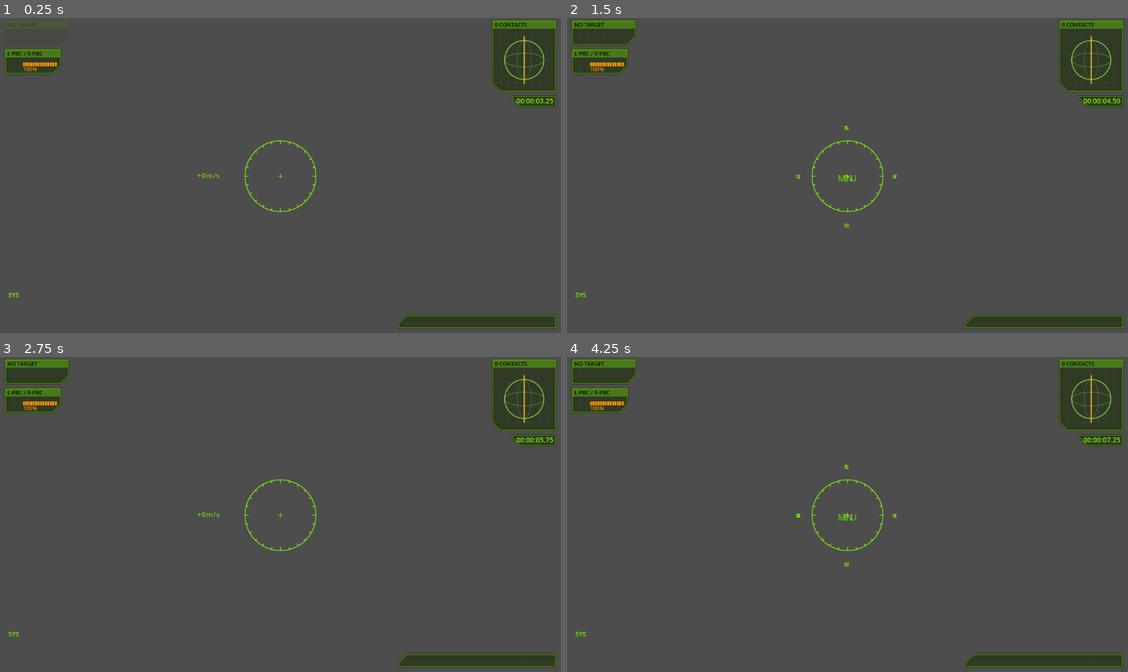
Above: before the commit, frames 1-4 (two rows, left to right).
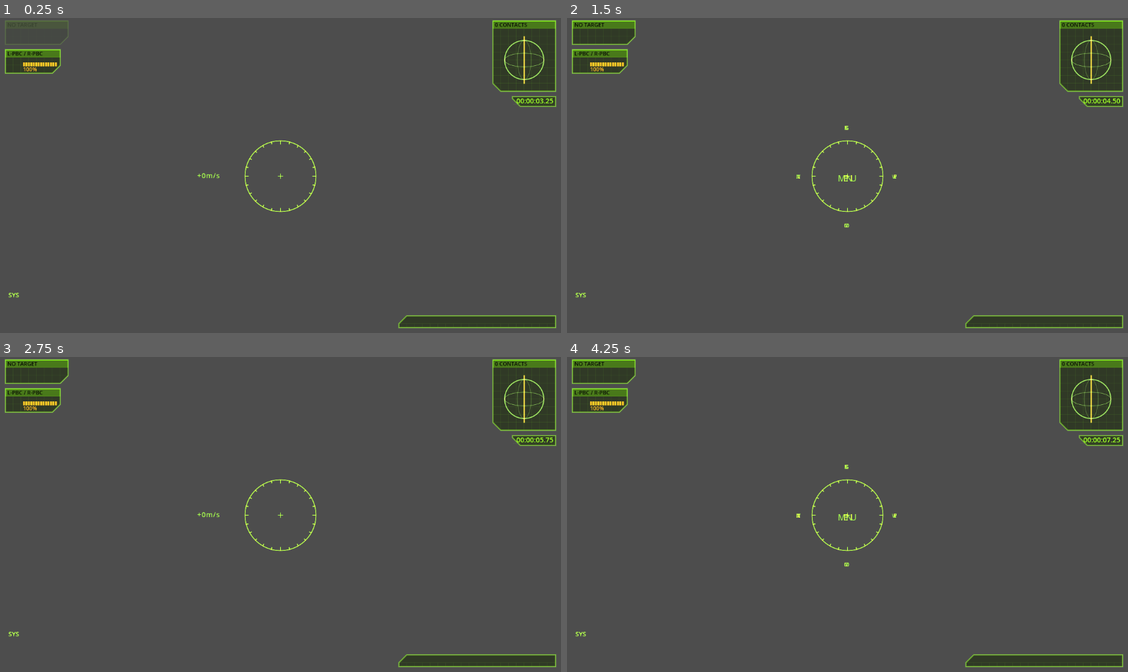
Above: after the commit, the same moments.

Repository: jleclanche/iw2-remaster
Game: Godot game, scene res://scenes/main.tscn
The game is run twice, just before and just after one commit, with the same random seed, the same clock (stepped at 60 frames per second) and the same inputs.
Inputs (mouse positions are in pixels of both pictures, inside the frame that each line leads up to):
- Up to frame 1 (0.25 s): no input
- Up to frame 2 (1.5 s): tap Enter at 0.5 s; move the mouse to (970, 159) at 0.52 s; hold Right 0.53-1.25 s; hold Enter 0.53-1.25 s; click (970, 159) at 0.67 s; tap Space at 0.77, 1.07, 1.25 s; drag from (735, 191) to (819, 238) at 1.27 s
- Up to frame 3 (2.75 s): tap Enter at 2 s; move the mouse to (336, 445) at 2.02 s; hold Right from 2.03 s (still down); tap Backspace at 2.1 s; click (336, 445) at 2.17 s
- Up to frame 4 (4.25 s): release Right at 2.75 s; tap Space at 2.75, 3.77, 4.07 s; drag from (819, 577) to (679, 467) at 2.77 s; tap Enter at 3.5 s; move the mouse to (1015, 561) at 3.52 s; hold Left from 3.53 s (still down); tap M at 3.6 s; click (1015, 561) at 3.67 s

The runs differ from the first frame. In frame 1, 1.3% of the frame differs, in the area x 0-100%, y 0-99%; in frame 2, 1.6%; in frame 3, 1.5%; in frame 4, 1.6%.
Error in both runs: Unable to iterate on object of type 'Nil'. (res://scripts/pog/natives/world.gd:269)

Commit message:
HUD: additive canvas like eBlend 2, ramped hull colour, teleprinter line
FUN_100eb270 and every sprite/bar path set FcGraphicsEngine+0x175c = 2
(additive) before Begin -- the additive blend over the dark scene IS the
original's text glow. The alpha family (eBlend 3) is only the block
frame fill and the comm MFD's video backing, so those queue onto a
normal-blend underlay (with the knocked-out header captions, which
cannot exist in an additive pass); shadow passes die under additive and
the original never drew them.

The reticle target block now matches FUN_100f7e10: the hull lead-in in
the damage-ramp colour (FUN_100e88c0 -- green at full hull), then the
contact colour for name/range/speed. The dialogue line is the icComms
teleprinter (RenderText @ 0x10080c70): top-left by the comm MFD, lime
green, VO-synced character reveal, near-full-width wrap, no shadow.
Contact-list names resolve through the localisation table so POG sims
named by key ("a0_m10_name_abandoned") stop leaking raw ids.

Co-Authored-By: Claude Fable 5 <noreply@anthropic.com>

Diff:
--- a/game/scripts/hud.gd
+++ b/game/scripts/hud.gd
@@ -239,7 +239,29 @@
 	_mfd_fx.hud = self
 	_mfd_fx.mouse_filter = Control.MOUSE_FILTER_IGNORE
 	_mfd_fx.z_index = 1  # composites over the comm portrait, a later child
+	# the interference static and scan band are Begin(1)/Begin(5) draws with
+	# FcGraphicsEngine+0x175c = 2: ADDITIVE over the portrait. In normal blend
+	# the same strengths read as heavy dark bars eating the face.
+	var mfd_mat := CanvasItemMaterial.new()
+	mfd_mat.blend_mode = CanvasItemMaterial.BLEND_MODE_ADD
+	_mfd_fx.material = mfd_mat
 	add_child(_mfd_fx)
+	# FUN_100eb270 (text) and every sprite/bar/outline path set eBlend = 2
+	# (additive) before Begin -- the style table at 0x10162cb0 carries only the
+	# alpha, and the additive blend over the dark scene IS the original's text
+	# "glow". The alpha family (eBlend 3) exists for exactly two draws: the
+	# block frame FILL (FUN_100e2620's Begin(3)) and the comm MFD's video
+	# backing. So the HUD canvas itself goes additive, and those two draws are
+	# queued onto _fill_fx, a normal-blend underlay rendered beneath it.
+	var hud_mat := CanvasItemMaterial.new()
+	hud_mat.blend_mode = CanvasItemMaterial.BLEND_MODE_ADD
+	material = hud_mat
+	_fill_fx = FillLayer.new()
+	_fill_fx.hud = self
+	_fill_fx.mouse_filter = Control.MOUSE_FILTER_IGNORE
+	_fill_fx.set_anchors_and_offsets_preset(Control.PRESET_FULL_RECT)
+	_fill_fx.z_index = -1
+	add_child(_fill_fx)
 	# icHUDShipStatus draws its lamps ADDITIVELY (every sprite path in the HUD
 	# sets FcGraphicsEngine+0x175c = 2 before Begin). For this one element the
 	# blend mode is load-bearing rather than cosmetic: a destroyed subsim's lamp
@@ -357,8 +379,6 @@
 	_draw_choices(c)
 	_draw_objectives()
 
-const SUBTITLE_COL := Color(1.0, 0.93, 0.55, 1.0)  # pale yellow, original
-
 func _mfd_rect() -> Rect2:
 	# modes 0/1/3 shrink the block to 128x48 (FUN_10103d80 passes DAT_1011e240);
 	# modes 2/4/5 restore the full 128x176 (FUN_10103e00)
@@ -454,6 +474,33 @@
 
 var _mfd_fx: MfdFx
 
+# The two alpha-blended (eBlend 3) draw families in the whole HUD -- the block
+# frame fill and the comm MFD's video backing -- land here, on a normal-blend
+# underlay beneath the additive canvas (z_index -1). Hud._draw queues them in
+# paint order; the parent's _draw always runs before its children's, so the
+# queue is filled before it is consumed.
+class FillLayer extends Control:
+	var hud: Hud
+
+	func _process(_d: float) -> void:
+		queue_redraw()
+
+	func _draw() -> void:
+		if hud == null:
+			return
+		for f: Array in hud.fills:
+			if f[0] is Rect2:
+				draw_rect(f[0], f[1])
+			elif f[0] is PackedVector2Array:
+				draw_colored_polygon(f[0], f[1])
+			else:  # [Font, pos, text, size, color]: a knocked-out caption
+				draw_string(f[0], f[1], f[2], HORIZONTAL_ALIGNMENT_LEFT, -1,
+						f[3], f[4])
+		hud.fills.clear()
+
+var _fill_fx: FillLayer
+var fills: Array = []  # [[Rect2 | PackedVector2Array, Color], ...]
+
 func _draw_comm_panel() -> void:
 	# @element icHUDTargetMFD (mode 5, FUN_10102fd0 / FUN_10102490)
 	# The comm channel takes over the target MFD block: caption becomes
@@ -473,10 +520,13 @@
 	_panel(r.position, r.size, "COMM CHANNEL OPEN")
 	var body := Rect2(r.position + Vector2(0, HDR_H),
 			Vector2(r.size.x, 128.0))  # y 16..144 (16 * _DAT_10117b28 = 8)
-	draw_rect(body, _dim(Color(0, 0, 0, 1)))
-	# comms.gd builds the portrait at a fixed 204x148; scale it into the block
+	# the video backing is one of the HUD's two ALPHA draws (mode-5 branch of
+	# FUN_10103060): it goes to the normal-blend underlay, where black is black
+	fills.append([body, _dim(Color(0, 0, 0, 1))])
+	# the portrait renders square (RenderPortrait's viewport IS the square block
+	# body; the LWS cameras are CustomSize 256 256); fill the body with it
 	var p: Control = main.comms.portrait
-	p.scale = Vector2.ONE * ((body.size.x - 2.0) / p.size.x)
+	p.scale = (body.size - Vector2(2.0, 2.0)) / p.size
 	p.position = body.position + Vector2(1, 1)
 	# every portrait is now the live 3D head (comm portraits were never FMV --
 	# see comms.gd; the movies are the prison dossiers), so the interference
@@ -493,32 +543,33 @@
 	_ea = 1.0
 
 func _draw_subtitles() -> void:
-	# in-flight dialogue subtitles at the top of the HUD (manual, comms):
-	# pale yellow with a dark drop, like the original
+	# @element icComms (the teleprinter, NOT icHUDMessage): RenderText @
+	# 0x10080c70 draws the dialogue at the very top, LEFT-aligned at the
+	# flux.ini text rect (just right of the comm MFD), DrawText align 0, one
+	# configured colour, no shadow pass. Print/UpdateTeleprinter (0x10081c80 /
+	# 0x10081de0) reveal it character by character in step with the voice-over
+	# and word-wrap only at the text area's own near-full-screen width -- a
+	# normal sentence is a single line.
 	if main.comms == null or str(main.comms.subtitle) == "":
 		return
-	var s := _screen()
 	var who := str(main.comms.speaker).capitalize()
-	var text: String = "%s: %s" % [who, main.comms.subtitle]
-	var max_w := s.x * 0.62
-	var words := text.split(" ")
+	var text: String = "%s: %s" % [who, main.comms.subtitle_shown()]
+	if text.ends_with(": "):
+		return  # nothing revealed yet this frame
+	var left := _left_x() + MFD_SIZE.x + 18.0
+	var max_w := _screen().x - left - 320.0
 	var lines: Array = [""]
-	for w in words:
-		var trial: String = (lines[-1] + " " + w).strip_edges()
-		if _font.get_string_size(trial, HORIZONTAL_ALIGNMENT_LEFT, -1,
-				FONT_SIZE + 1).x > max_w:
+	for w in text.split(" "):
+		var trial: String = (String(lines[-1]) + " " + w).strip_edges()
+		if String(lines[-1]) != "" and _font.get_string_size(trial,
+				HORIZONTAL_ALIGNMENT_LEFT, -1, FONT_SIZE + 1).x > max_w:
 			lines.append(w)
 		else:
 			lines[-1] = trial
-	var y := 64.0  # below the system-status lights
+	var y := MARGIN + 18.0
 	for ln in lines:
-		var w2 := _font.get_string_size(ln, HORIZONTAL_ALIGNMENT_LEFT, -1,
-				FONT_SIZE + 1).x
-		var at := Vector2(s.x / 2.0 - w2 / 2.0, y)
-		draw_string(_font, at + Vector2(1, 1), ln,
-				HORIZONTAL_ALIGNMENT_LEFT, -1, FONT_SIZE + 1, Color(0, 0, 0, 0.8))
-		draw_string(_font, at, ln,
-				HORIZONTAL_ALIGNMENT_LEFT, -1, FONT_SIZE + 1, SUBTITLE_COL)
+		draw_string(_font, Vector2(left, y), ln,
+				HORIZONTAL_ALIGNMENT_LEFT, -1, FONT_SIZE + 1, _dim(GREEN))
 		y += FONT_SIZE + 7
 
 func _draw_choices(c: Vector2) -> void:
@@ -531,8 +582,6 @@
 			HORIZONTAL_ALIGNMENT_LEFT, -1, FONT_SIZE - 1, GREEN_DIM)
 	for i in opts.size():
 		var text := "%d. %s" % [i + 1, str(opts[i]["text"])]
-		draw_string(_font, Vector2(c.x - 199, y + 1), text,
-				HORIZONTAL_ALIGNMENT_LEFT, -1, FONT_SIZE, Color(0, 0, 0, 0.8))
 		draw_string(_font, Vector2(c.x - 200, y), text,
 				HORIZONTAL_ALIGNMENT_LEFT, -1, FONT_SIZE, YELLOW)
 		y += 17.0
@@ -551,8 +600,6 @@
 	var w := _font.get_string_size(text, HORIZONTAL_ALIGNMENT_LEFT, -1,
 			FONT_SIZE).x
 	var at := Vector2(c.x - w / 2.0, c.y + 148)
-	draw_string(_font, at + Vector2(1, 1), text,
-			HORIZONTAL_ALIGNMENT_LEFT, -1, FONT_SIZE, Color(0, 0, 0, 0.8))
 	draw_string(_font, at, text, HORIZONTAL_ALIGNMENT_LEFT, -1, FONT_SIZE,
 			GREEN)
 
@@ -699,10 +746,11 @@
 	var pts := PackedVector2Array()
 	for p in _frame_pts(w, h, mode):
 		pts.append(pos + p)
-	# fill: GREEN*0.15 at alpha 0.5 (FUN_100e2620 Begin(3))
+	# fill: GREEN*0.15 at alpha 0.5 (FUN_100e2620 Begin(3)) -- the HUD's one
+	# alpha-blended pass, so it renders on the normal-blend underlay
 	var fill := _dim(Color(GREEN.r * FRAME_FILL, GREEN.g * FRAME_FILL,
 			GREEN.b * FRAME_FILL, 0.5))
-	draw_colored_polygon(pts, fill)
+	fills.append([pts, fill])
 	# faint 16px grid (Begin(1), GREEN alpha 0.04 additive -> 0.06 here)
 	var gcol := _dim(Color(GREEN.r, GREEN.g, GREEN.b, 0.06))
 	var gx := pos.x + HDR_H
@@ -726,10 +774,12 @@
 	# for top-anchored blocks (modes 0/1) taller than the 16px header row; the
 	# caption text is knocked out dark against it.
 	if mode != 3 and size.y > HDR_H:
-		draw_rect(Rect2(pos, Vector2(size.x, HDR_H)),
-				_dim(Color(GREEN.r, GREEN.g, GREEN.b, 0.32)))
-		draw_string(_font, pos + Vector2(4, 12), title,
-				HORIZONTAL_ALIGNMENT_LEFT, -1, FONT_SIZE - 2, _dim(Color(0, 0, 0, 0.9)))
+		# a dark knocked-out caption cannot exist in a pure additive pass, so
+		# the band and its caption render together on the underlay
+		fills.append([Rect2(pos, Vector2(size.x, HDR_H)),
+				_dim(Color(GREEN.r, GREEN.g, GREEN.b, 0.32))])
+		fills.append([_font, pos + Vector2(4, 12), title, FONT_SIZE - 2,
+				_dim(Color(0, 0, 0, 0.9))])
 
 func _bar(pos: Vector2, frac: float, col: Color, segs := BAR_SEGS) -> void:
 	# FUN_100ebde0, bar style 1: SPRITE blocks (fill sprite 10, 8x16, on the
@@ -1083,10 +1133,16 @@
 		_vbar(Vector2(c.x + TEXT_X, top), lh0 + lh0 + lh1, thull,
 				_health_color(thull))
 	var tx := c.x + TEXT_X + TEXT_GAP
-	var head := tname
+	# FUN_100f7e10 writes the hull lead-in while the DAMAGE-RAMP colour from
+	# FUN_100e88c0 is still active (green at full hull, gold by 75%, red at
+	# 25%), THEN sets the active colour to the contact colour (0x100f7f2b) for
+	# the name -- and never changes it again, so range and speed share it.
+	var nx := tx
 	if thull >= 0.0:
-		head = "%d %s" % [int(round(thull * 100.0)), tname]
-	_hud_text(0, 2, Vector2(tx, top), head, 0, 0, col)
+		var pct := "%d " % int(round(thull * 100.0))
+		_hud_text(0, 2, Vector2(tx, top), pct, 0, 0, _health_color(thull))
+		nx = tx + _text_w(0, pct)
+	_hud_text(0, 2, Vector2(nx, top), tname, 0, 0, col)
 	_hud_text(1, 2, Vector2(tx - 1.0, top + lh0), _fmt_range(tdist), 0, 0, col)
 	var tvel := Vector3.ZERO
 	if main.target_ai != null and is_instance_valid(main.target_ai):
@@ -3101,7 +3157,11 @@
 			col = Color(1.0, 0.8, 0.0, 0.95)
 		if not entry["targeted"]:
 			col = Color(col.r, col.g, col.b, 0.75)
-		var nm := str(entry["name"]).to_upper()
+		# a POG-created sim's name is a LOCALISATION KEY (sim.Create("...",
+		# "a0_m10_name_abandoned")); the engine resolves names through
+		# FcLocalisedText::Field at display time, and an unresolved key renders
+		# as itself -- resolve here so "Abandoned Hulk" never leaks raw
+		var nm := ShipSystems.display_name(str(entry["name"])).to_upper()
 		var cut := " "
 		if nm.length() > 12:
 			nm = nm.left(12)
